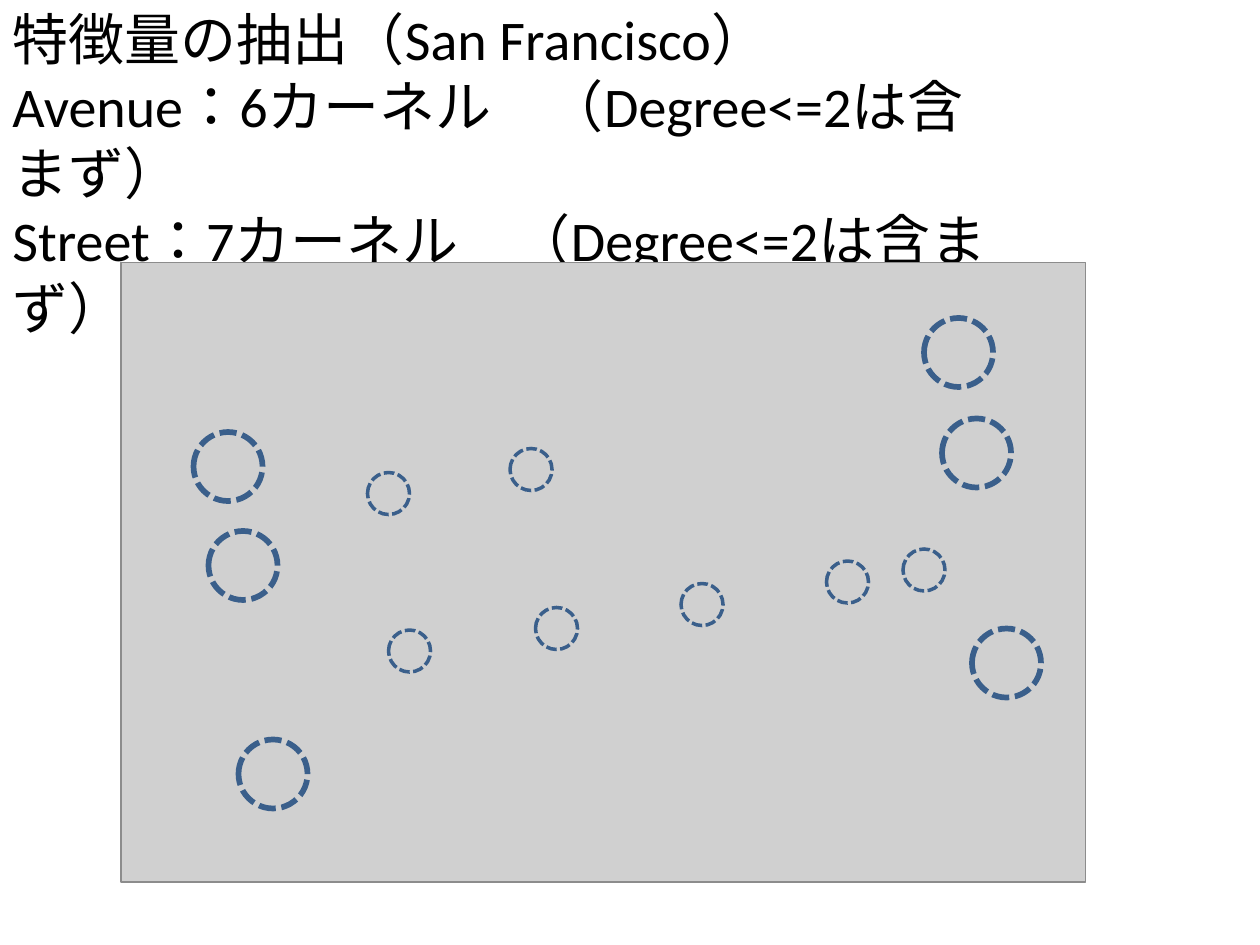
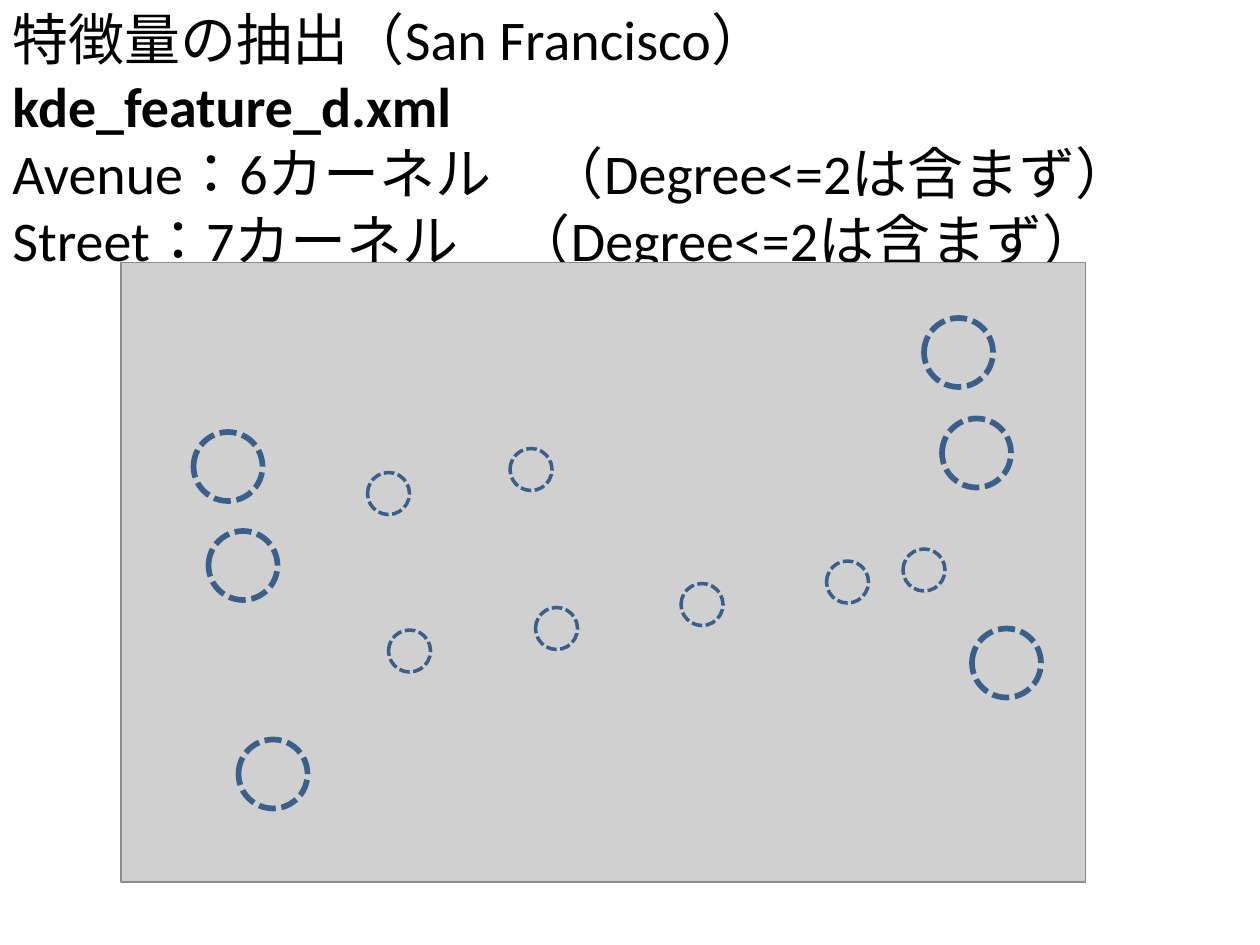
Before and after one commit to gnishida/RoadDesigner, a slide deck: slide 1 of RoadDesigner.pptx. Drawn at 1260x945 pixels with LibreOffice and Linux fonts; fonts in the diff are those of the drawing; grey boxes stand for pictures. Boxes give left, top, right and bottom in pixels: in the first picture for what was removed or moved away, otherwise in the second. Text is boxed around its words. In the diff, an @@ line names an element or a change of style, - is before the commit and + after.

```diff
--- a/RoadDesigner.pptx
+++ b/RoadDesigner.pptx
@@ text at box(12, 12, 767, 135): text changed @@
-特徴量の抽出（San Francisco）
+特徴量の抽出（San Francisco） kde_feature_d.xml
```
Also in this commit, not shown: 1 other slide changed, 34 slides added, 14 other files.
